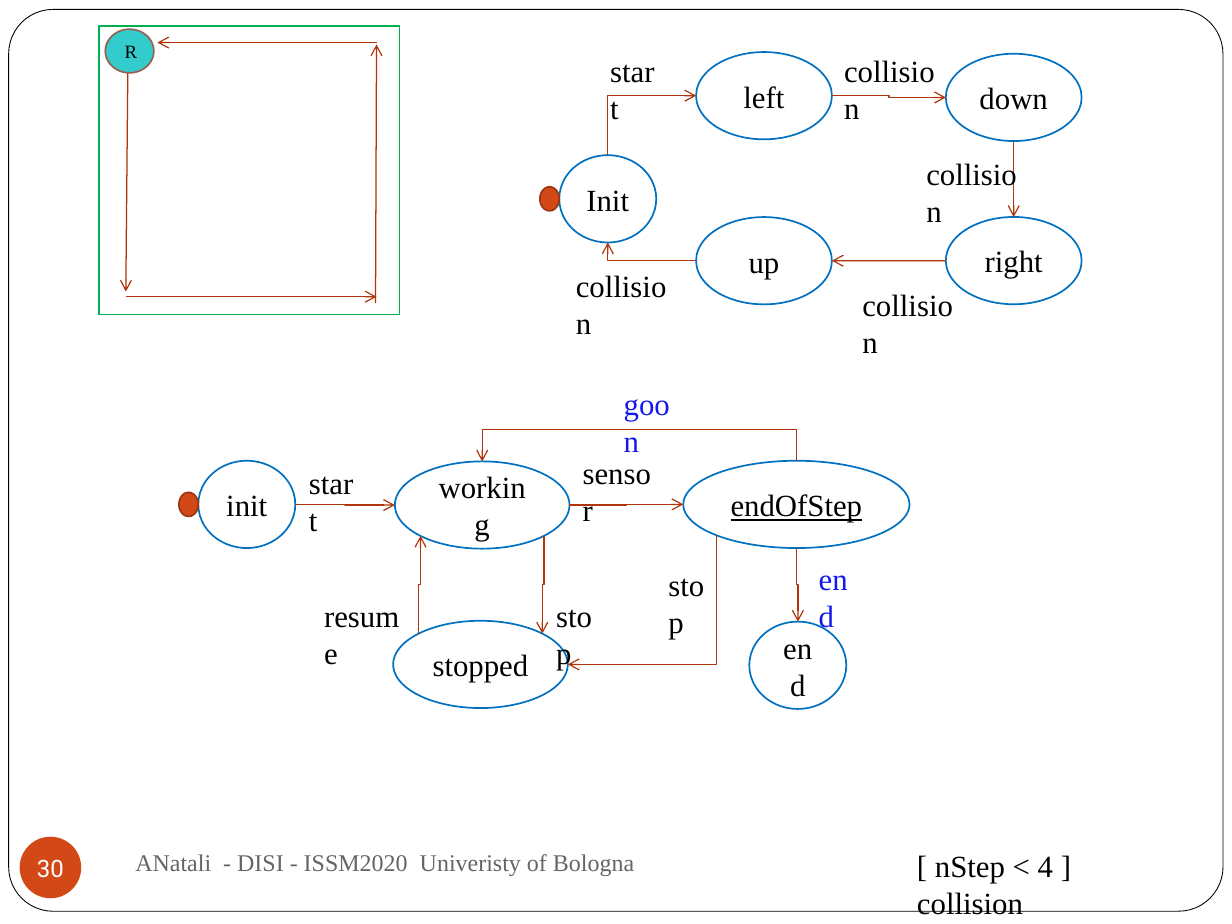
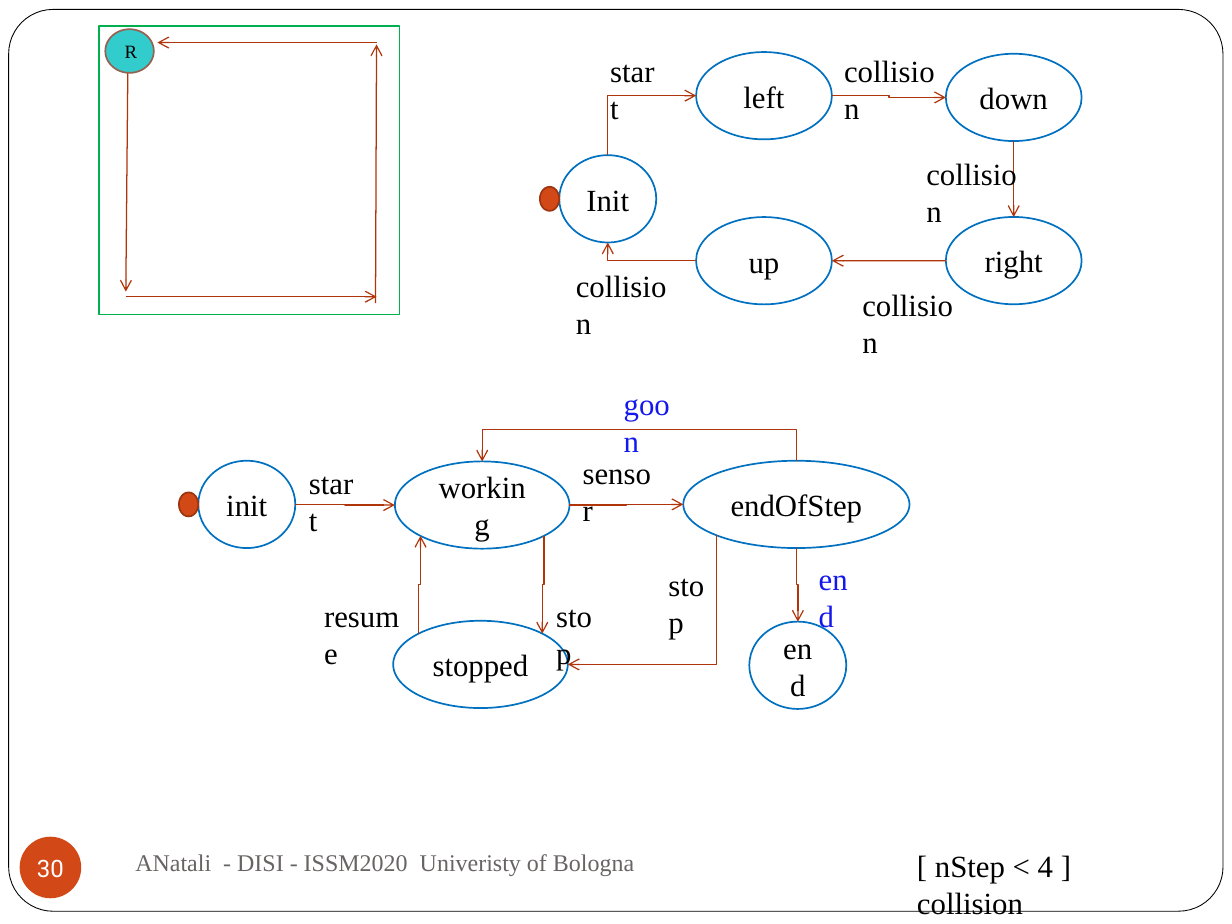
Before and after one commit to anatali/iss2020LabBo, a slide deck: slide 30 of it.unibo.issLabStart/userDocs/ISSM2020.pptx. Drawn at 1232x924 pixels with LibreOffice and Linux fonts; fonts in the diff are those of the drawing. Boxes give left, top, right and bottom in pixels: in the first picture for what was removed or moved away, otherwise in the second. Text is boxed around its words. In the diff, an @@ line names an element or a change of style, - is before the commit and + after.

```diff
--- a/it.unibo.issLabStart/userDocs/ISSM2020.pptx
+++ b/it.unibo.issLabStart/userDocs/ISSM2020.pptx
@@ ellipse "endOfStep" at bbox=[684, 461, 910, 548]: underline off @@
```
Also in this commit, not shown: 1 other slide changed, 1 slide added, 5 other files.
